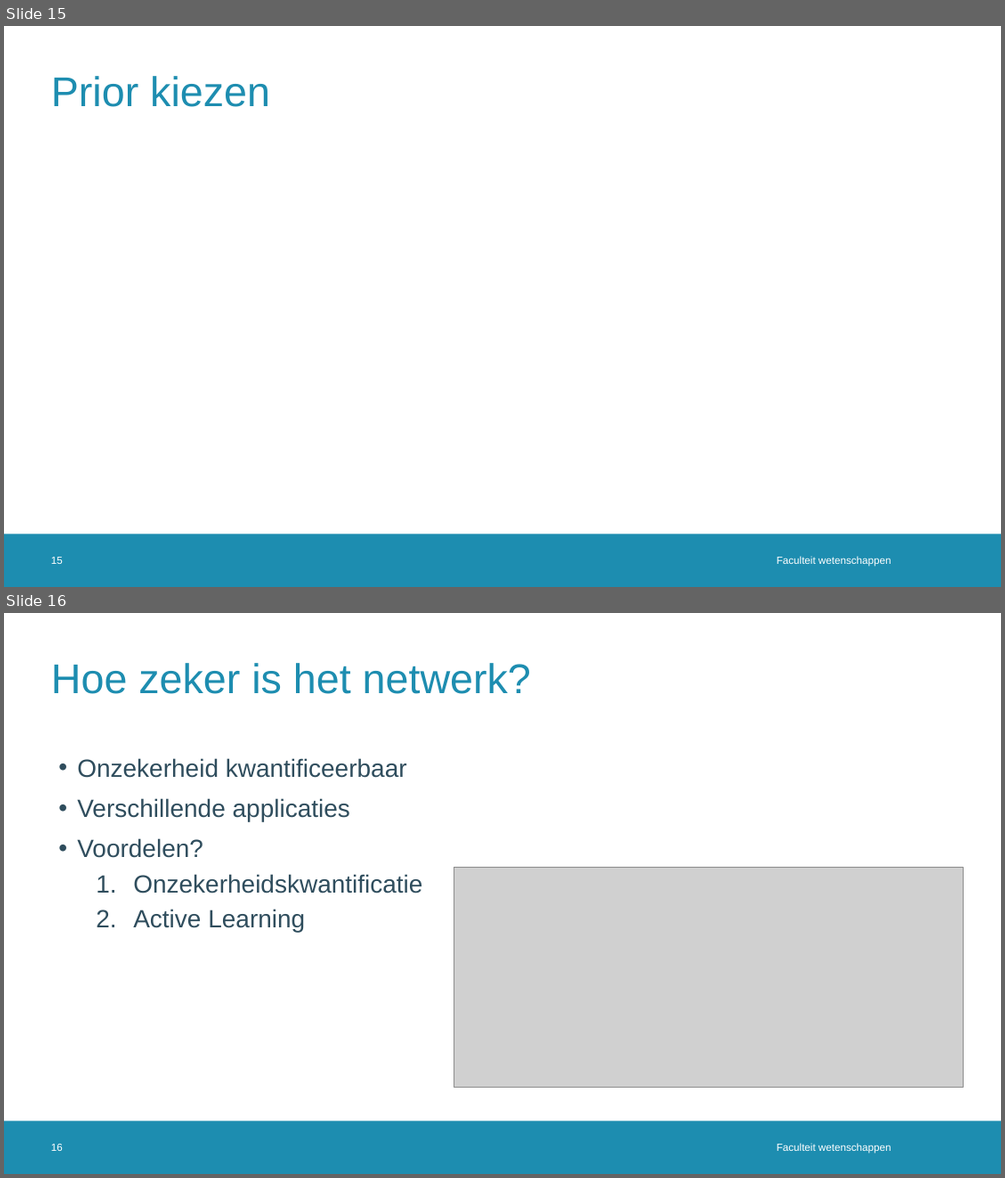
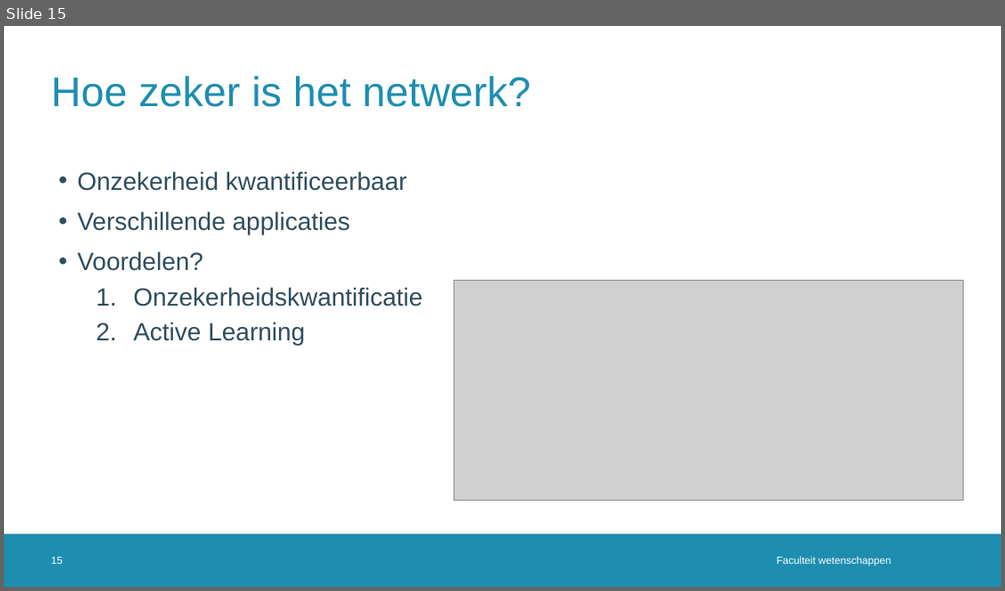
Before and after one commit to JoppeDJ/BachelorProef, a slide deck: Literatuurstudie/Literatuurstudie_ppt.pptx. Shown one above the other, each under a label of ours: slides 15 and 16 before the commit, slide 15 after it. The pictures are 1005x1178 and 1005x591 pixels, drawn with LibreOffice and Linux fonts; fonts in the diff are those of the drawing; grey boxes stand for pictures; background and template pictures are left out. Boxes give left, top, right and bottom in pixels: in the first picture for what was removed or moved away, otherwise in the second. Text is boxed around its words. In the diff, an @@ line names an element or a change of style, - is before the commit and + after.

```diff
--- a/Literatuurstudie/Literatuurstudie_ppt.pptx
+++ b/Literatuurstudie/Literatuurstudie_ppt.pptx
@@ slide 15 removed at (4,26,1001,587), background #FFFFFF; not listed: 1 template element that a slide beside it also shows @@
@@ title removed at (51,76,270,107) @@
-Prior kiezen
@@ page number removed at (51,556,63,564) @@
-15
@@ text removed at (777,556,890,566) @@
-Faculteit wetenschappen
@@ what was slide 16 is now slide 15 @@
```
Also in this commit, not shown: 5 slides changed.
